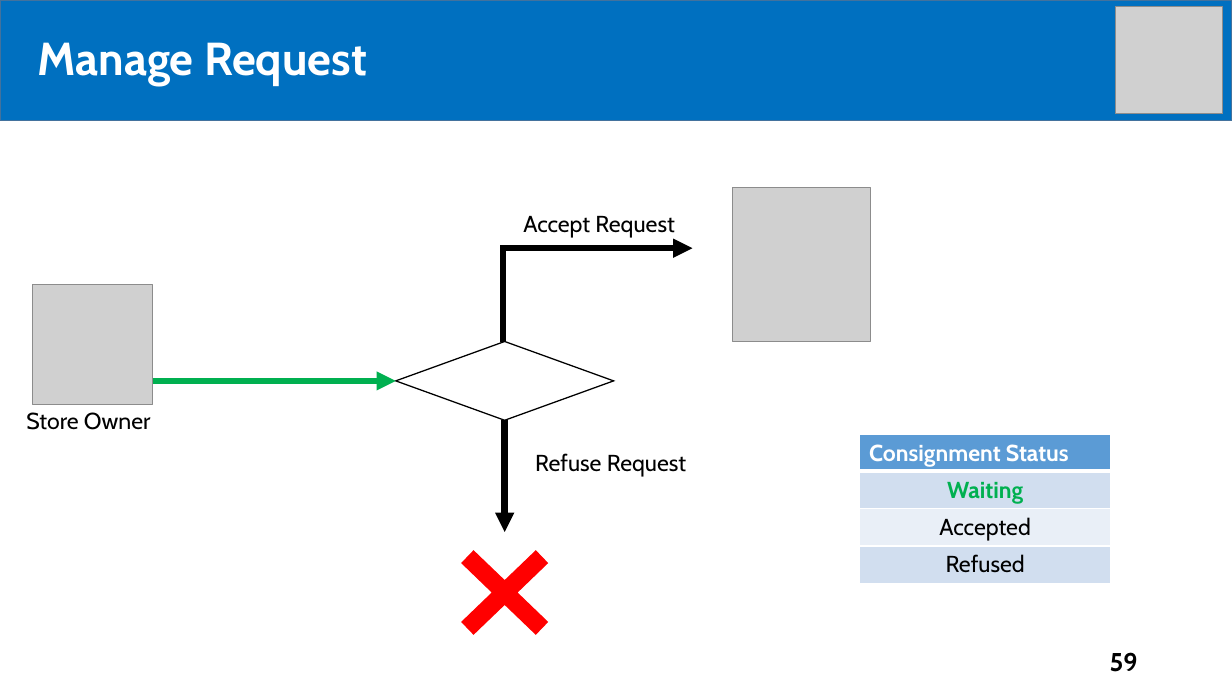
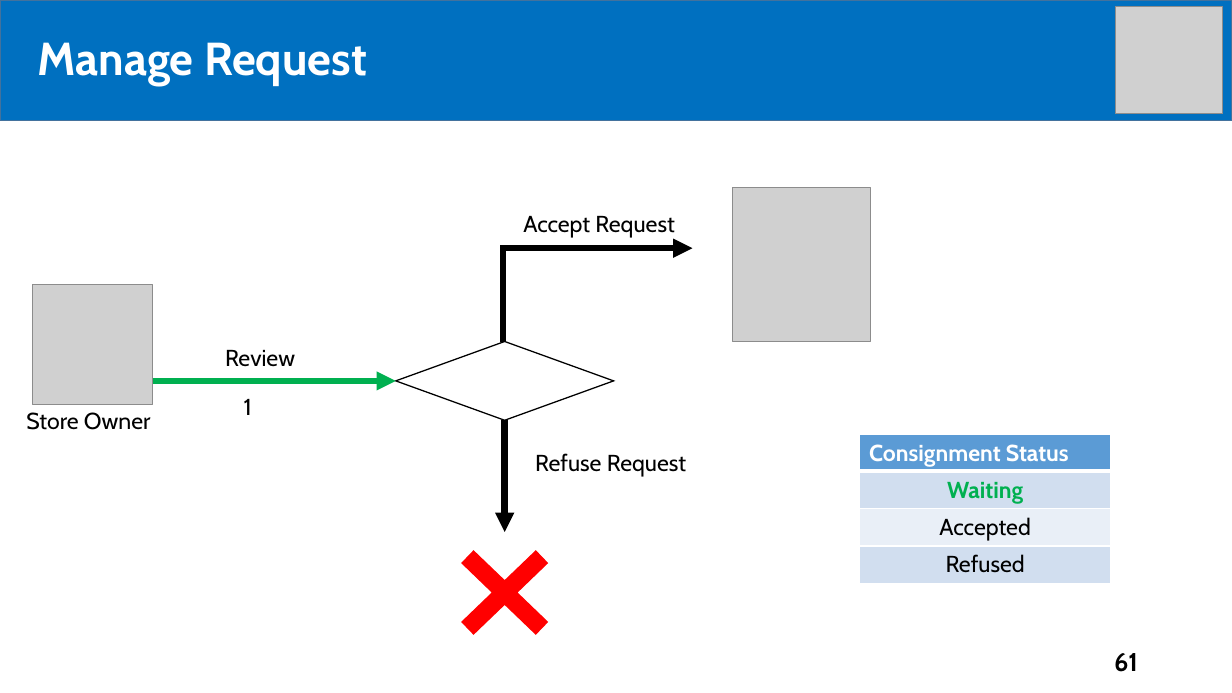
Before and after one commit to tiendan3108/CP, a slide deck: slide 61 of Source/Presentation/PreFinalPresentation.pptx (slide 59 before the commit). Drawn at 1232x693 pixels with LibreOffice and Linux fonts; fonts in the diff are those of the drawing; grey boxes stand for pictures. Boxes give left, top, right and bottom in pixels: in the first picture for what was removed or moved away, otherwise in the second. Text is boxed around its words. In the diff, an @@ line names an element or a change of style, - is before the commit and + after.

```diff
--- a/Source/Presentation/PreFinalPresentation.pptx
+++ b/Source/Presentation/PreFinalPresentation.pptx
@@ text added at bbox=[225, 350, 295, 367], 18 pt, text #000000 @@
+Review
@@ text added at bbox=[244, 399, 252, 415], 18 pt, text #000000 @@
+1
@@ page number at bbox=[1114, 653, 1138, 672]: text changed @@
-59
+61
```
Also in this commit, not shown: 10 other slides changed, 2 slides added.
